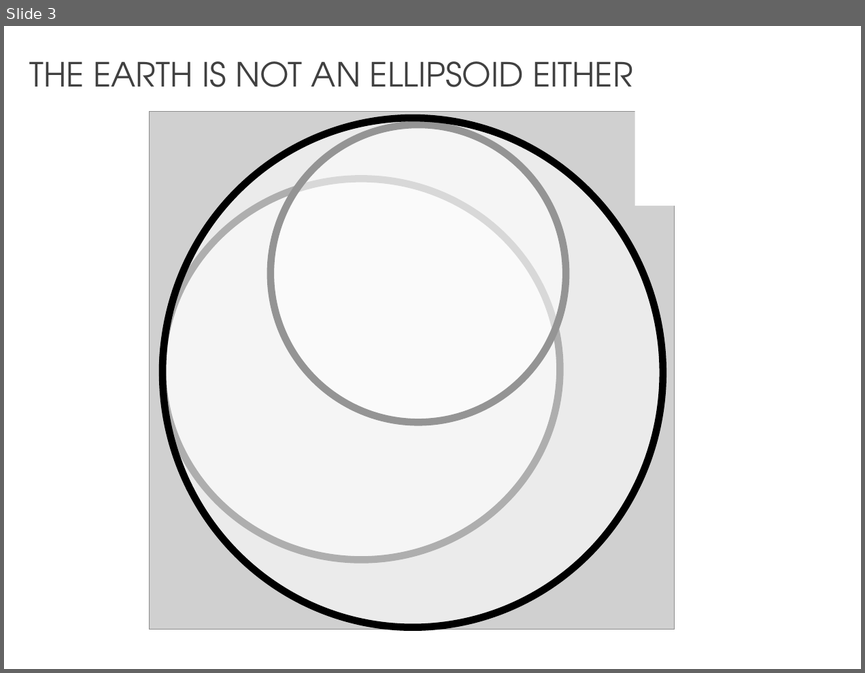
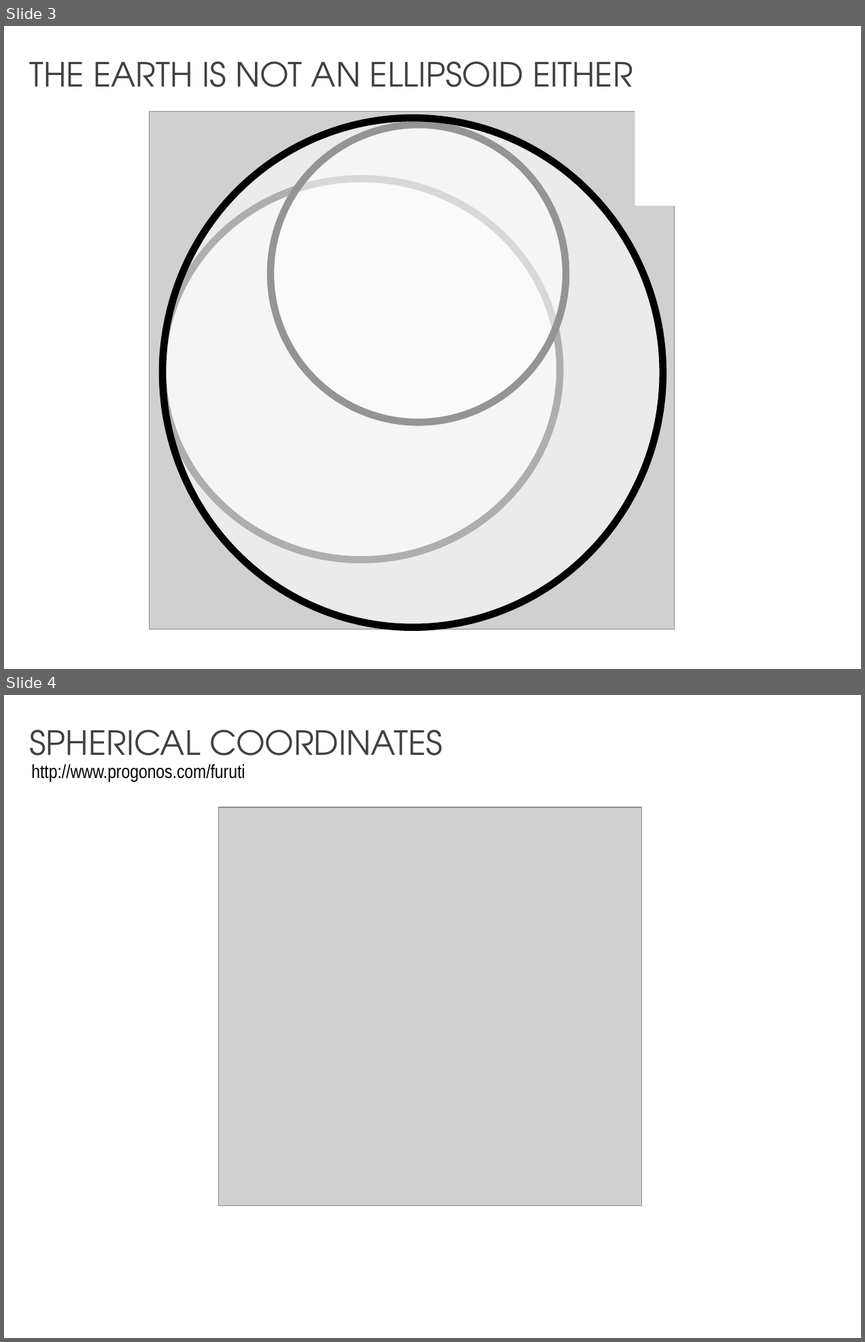
Before and after one commit to franckalbinet/gis-training-jelsa, a slide deck: master-course/ppt/map-projections.pptx. Shown one above the other, each under a label of ours: slide 3 before the commit, slides 3 and 4 after it. The pictures are 865x673 and 865x1342 pixels, drawn with LibreOffice and Linux fonts; fonts in the diff are those of the drawing; grey boxes stand for pictures. Boxes give left, top, right and bottom in pixels: in the first picture for what was removed or moved away, otherwise in the second. Text is boxed around its words. In the diff, an @@ line names an element or a change of style, - is before the commit and + after.

```diff
--- a/master-course/ppt/map-projections.pptx
+++ b/master-course/ppt/map-projections.pptx
@@ slide 4 added at [4, 695, 861, 1338], background #FFFFFF @@
@@ text added at [29, 730, 443, 771], 28 pt, text #404040 @@
+SPHERICAL COORDINATES
@@ text added at [31, 764, 245, 782], 16 pt, text #000000 @@
+http://www.progonos.com/furuti
@@ picture added at [218, 807, 641, 1206] @@
```
Also in this commit, not shown: 3 slides changed, 4 other slides added, 3 slides removed, 3 other files.
